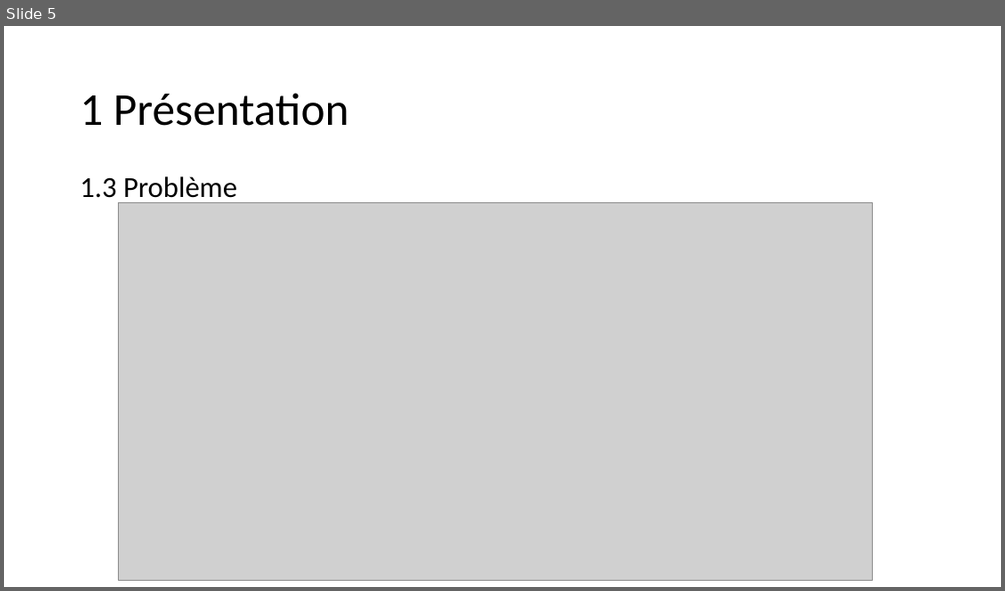
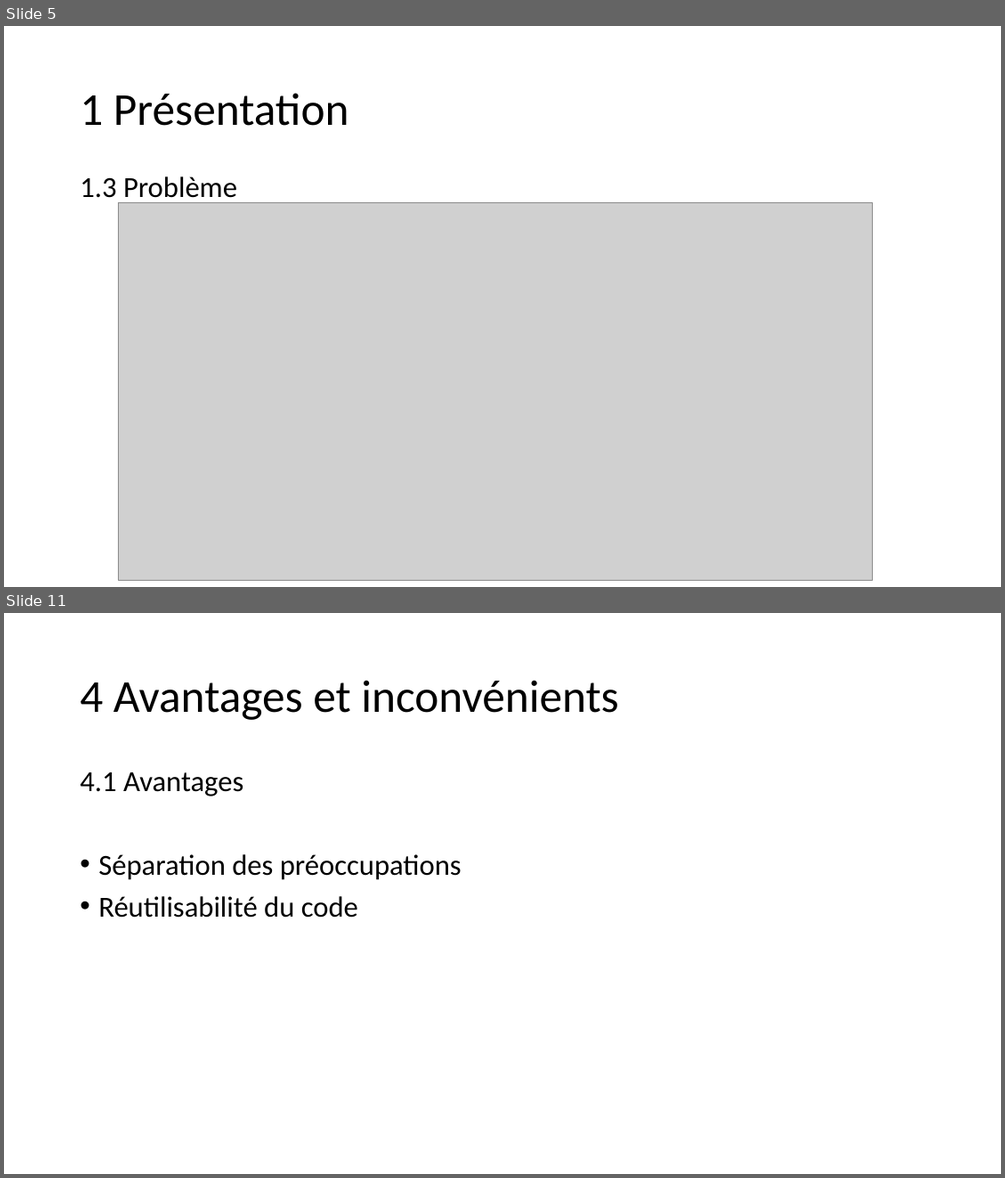
Before and after one commit to D-CRAVO/FORMATION-CDA-2210, a slide deck: 106_DesignPattern/Cours/Observateur/Observateur.pptx. Shown one above the other, each under a label of ours: slide 5 before the commit, slides 5 and 11 after it; the slides between them are not shown. The pictures are 1005x591 and 1005x1178 pixels, drawn with LibreOffice and Linux fonts; fonts in the diff are those of the drawing; grey boxes stand for pictures. Boxes give left, top, right and bottom in pixels: in the first picture for what was removed or moved away, otherwise in the second. Text is boxed around its words. In the diff, an @@ line names an element or a change of style, - is before the commit and + after.

```diff
--- a/106_DesignPattern/Cours/Observateur/Observateur.pptx
+++ b/106_DesignPattern/Cours/Observateur/Observateur.pptx
@@ slide 11 added at [4,613,1001,1174], background #FFFFFF @@
@@ title added at [80,680,618,720], 44 pt, text #000000 @@
+4 Avantages et inconvénients
@@ text added at [80,772,461,917], 28 pt, text #000000 @@
+4.1 Avantages
+• Séparation des préoccupations
+• Réutilisabilité du code
```
Also in this commit, not shown: 5 slides changed, 17 other slides added, 3 slides removed, 32 other files.
